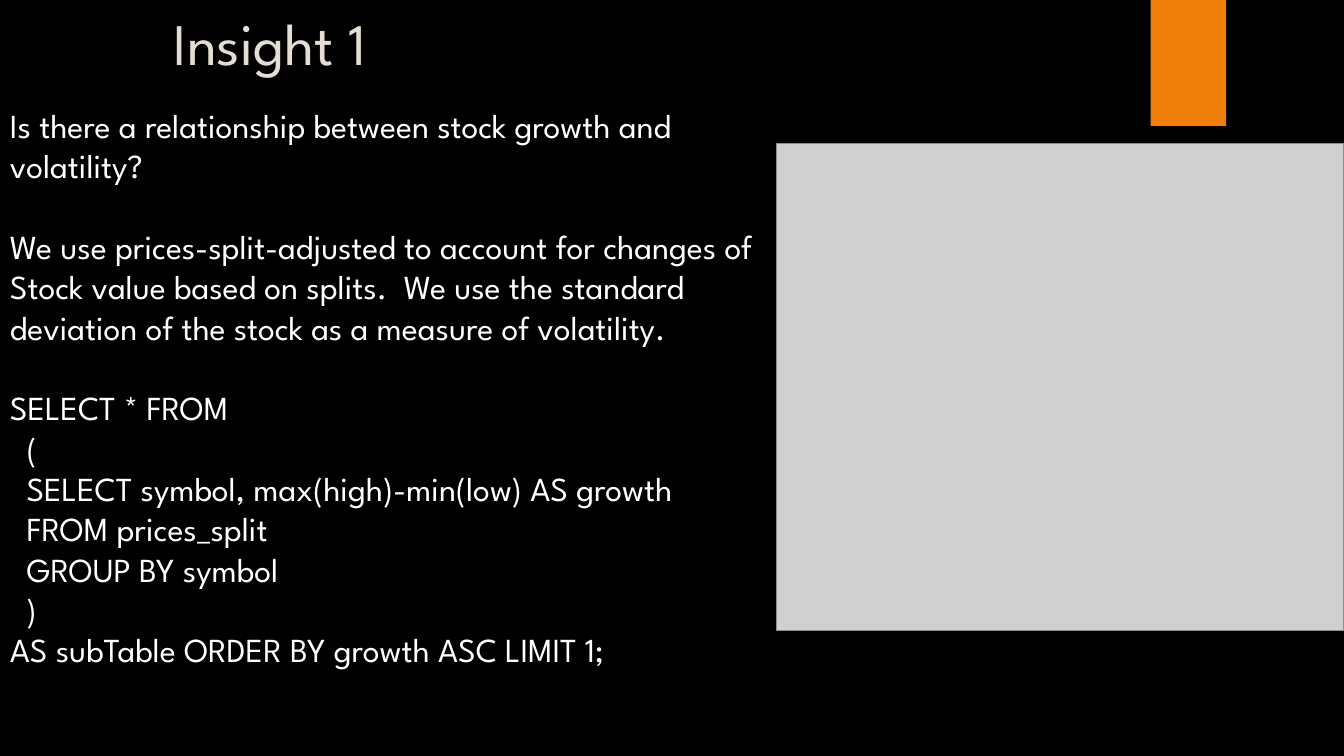
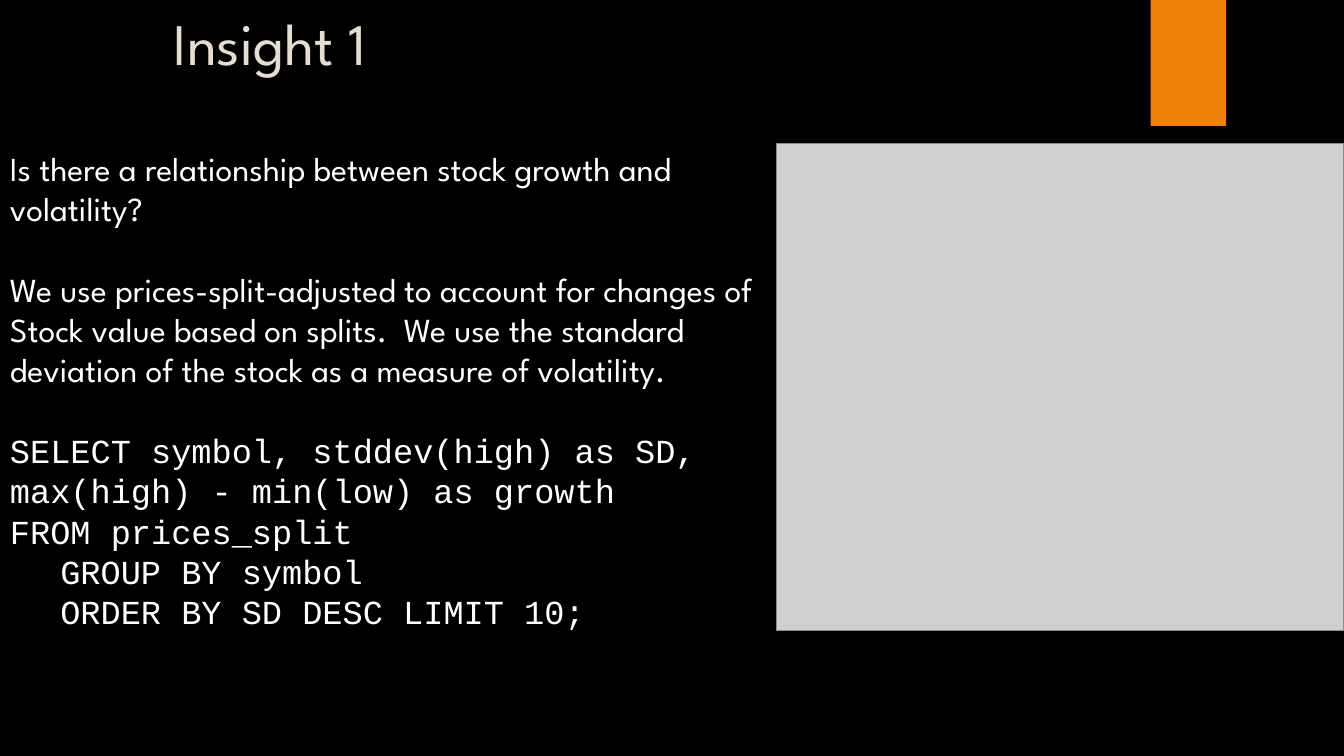
Before and after one commit to DSSMU/MSDS7330_Project, a slide deck: slide 9 of NYSE Analysis With MySQL.pptx. Drawn at 1344x756 pixels with LibreOffice and Linux fonts; fonts in the diff are those of the drawing; grey boxes stand for pictures; background and template pictures are left out. Boxes give left, top, right and bottom in pixels: in the first picture for what was removed or moved away, otherwise in the second. Text is boxed around its words. In the diff, an @@ line names an element or a change of style, - is before the commit and + after.

Commit message:
Update Growth v Volatility image

```diff
--- a/NYSE Analysis With MySQL.pptx
+++ b/NYSE Analysis With MySQL.pptx
@@ text "Is there a relationship between ...": place and size @@
-text "Is there a relationship between ..." at (10,115,753,670)
+text "Is there a relationship between ..." at (10,158,753,630)
@@ text at (10,439,696,551): text changed; font League Spartan to Courier New @@
-SELECT * FROM
-(
-SELECT symbol, max(high)-min(low) AS growth
-FROM prices_split
+SELECT symbol, stddev(high) as SD, max(high) - min(low) as growth FROM prices_split
@@ text at (60,560,363,591): font League Spartan to Courier New in "GROUP BY symbol" @@
@@ text at (60,601,585,630): text changed; font League Spartan to Courier New @@
-)
-AS subTable ORDER BY growth ASC LIMIT 1;
+ORDER BY SD DESC LIMIT 10;
```
Also in this commit, not shown: 2 other slides changed, 4 other files.
